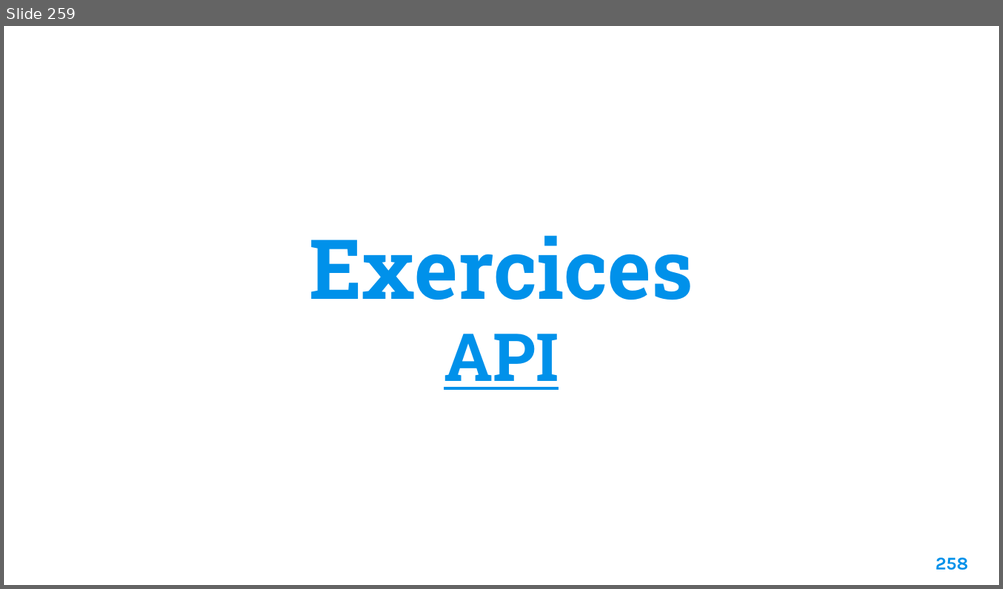
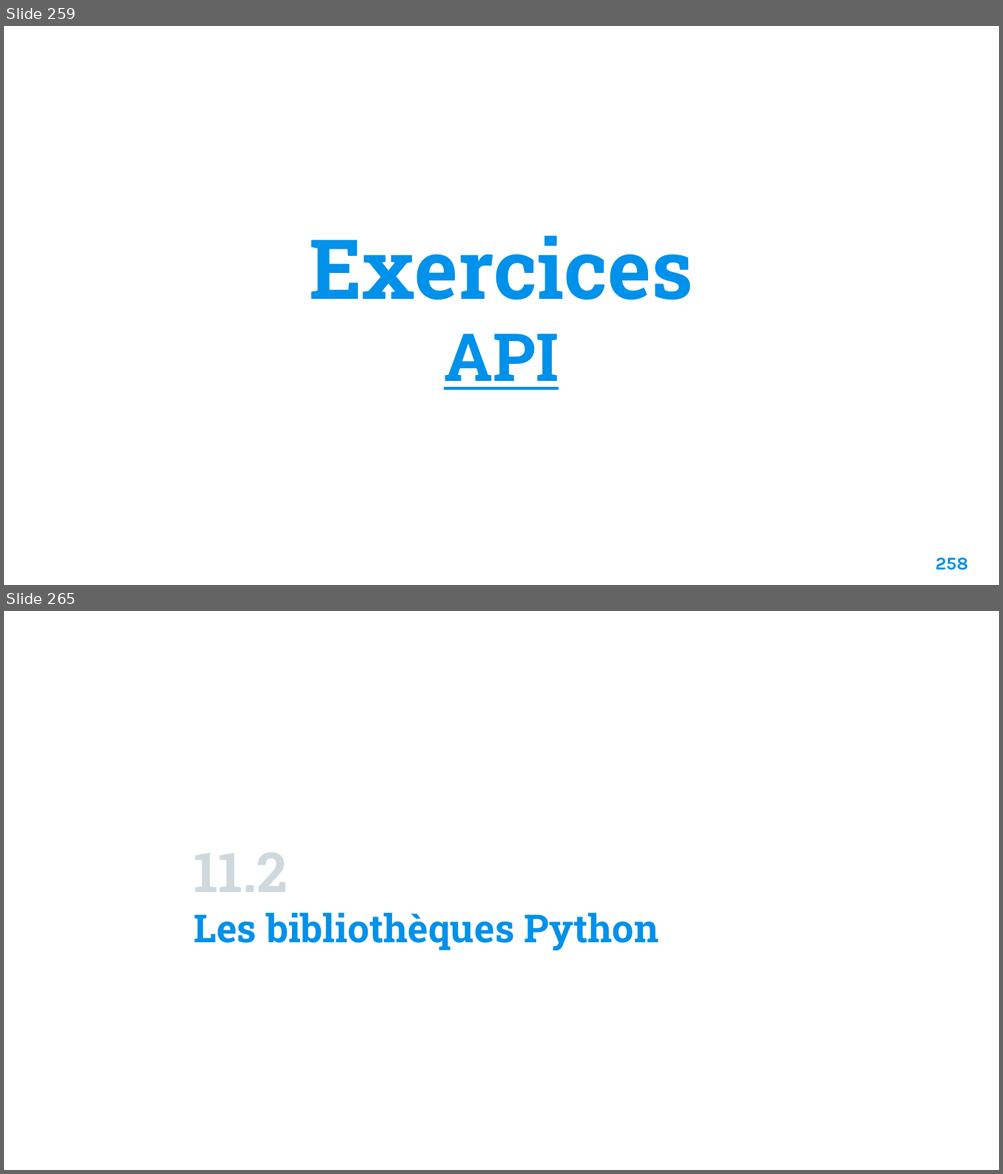
Before and after one commit to Fully-san/PythonSoftwareDevelopment, a slide deck: Supports/Python Software Development.pptx. Shown one above the other, each under a label of ours: slide 259 before the commit, slides 259 and 265 after it; the slides between them are not shown. The pictures are 1003x589 and 1003x1174 pixels, drawn with LibreOffice and Linux fonts; fonts in the diff are those of the drawing; background and template pictures are left out. Boxes give left, top, right and bottom in pixels: in the first picture for what was removed or moved away, otherwise in the second. Text is boxed around its words. In the diff, an @@ line names an element or a change of style, - is before the commit and + after.

```diff
--- a/Supports/Python Software Development.pptx
+++ b/Supports/Python Software Development.pptx
@@ slide 265 added at <box>4,611,999,1170</box>, background picture (left out) @@
@@ title added at <box>194,853,658,951</box>, 28 pt, text #0091EA, bold @@
+11.2
+Les bibliothèques Python
```
Also in this commit, not shown: 1 slide changed, 13 other slides added, 6 other files.
